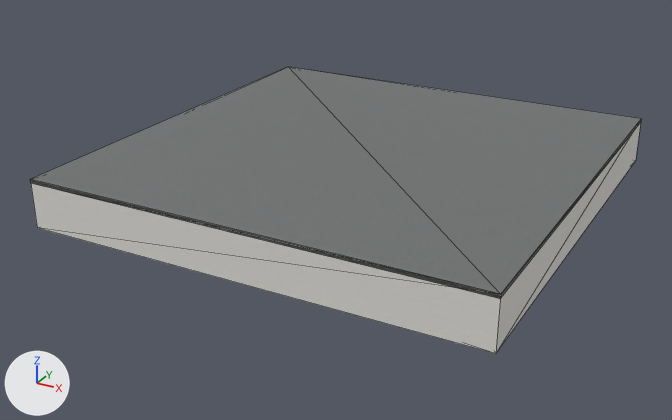
An edit to the glTF model assets/shared/props/ceiling_diffuser_01.glb, drawn before and after from the same camera.
Before and after are seen from a 50 mm lens placed at (0.535, -1.046, 0.487), pointed at (-0.02, -0.036, -0.018). Every picture has the same lights, and +X, +Y and +Z are marked at lower left. The picture after the commit comes second. Mesh edges are drawn as thin lines. Vertices at exactly the same position are counted once.

The first picture shows 'core_ceiling_diffuser_01'.
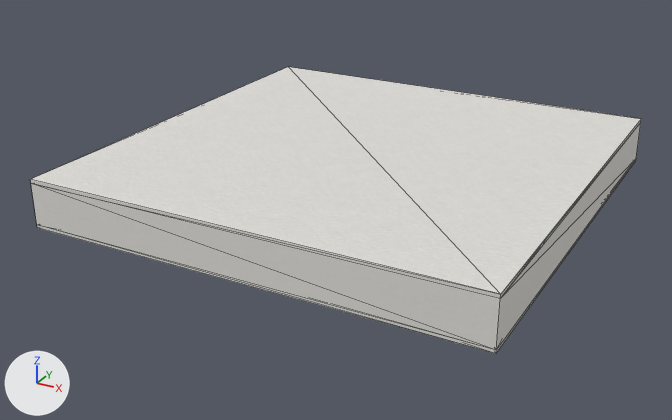
Location of each change, (x1, y1, x2, y2) in pixels of the pictures (672 x 420 px; the box of a moved part takes in the faces that stretch with it):
'core_ceiling_diffuser_01', surface changed, reshaped (grey to white)
    both: (30, 67, 641, 354)
part 1 of me_core_ceiling_diffuser_01, moved or reshaped
    before: (31, 121, 641, 354)
    after: (31, 123, 641, 354)
part 2 of me_core_ceiling_diffuser_01, recoloured (grey to white)
    both: (30, 67, 641, 299)

Patch to the scene script:
```diff
--- a/assets/shared/props/ceiling_diffuser_01.glb.py
+++ b/assets/shared/props/ceiling_diffuser_01.glb.py
@@ img_ceiling_diffuser_01 @@
+img_ceiling_diffuser_01 = load_image('ceiling_diffuser_01', '_unpacked/ceiling_diffuser_01', 256, 256, 'sRGB')
@@ mat_painted_steel @@
 mat_painted_steel = bpy.data.materials.new('painted_steel')
-# nodes: BsdfPrincipled, Mix, OutputMaterial, TexImage, VertexColor
-# uses the picture img_core_ceiling_diffuser_01_diffuse
+# nodes: BsdfPrincipled, OutputMaterial, TexImage
+# uses the picture img_ceiling_diffuser_01
@@ mat_painted_steel_plenum @@
+mat_painted_steel_plenum = principled_material('painted_steel_plenum')
+mat_painted_steel_plenum.texture = img_ceiling_diffuser_01
+mat_painted_steel_plenum.metallic = 0.05
+mat_painted_steel_plenum.roughness = 0.85
@@ me_core_ceiling_diffuser_01 @@
 # used by ob_core_ceiling_diffuser_01; location = (0.0, 0.0, 0.0)
-me_core_ceiling_diffuser_01.from_pydata(...)  # 108 vertices, 208 faces; spans x -0.3..0.3, y -0.3..0.3, z 0.0..0.065
+me_core_ceiling_diffuser_01.from_pydata(...)  # 184 vertices, 352 faces; spans x -0.3..0.3, y -0.3..0.3, z 0.0..0.065
+# me_core_ceiling_diffuser_01 part 1
+# 4 vertices are removed from x -0.263..0.263, y -0.263..0.263, z 0.06
+# 108 faces are deleted
+# 8 vertices are added at x -0.294..0.294, y -0.294..0.294, z 0.004..0.06
+# 8 new vertices lie (0.0, 0.0, 0.004) away from vertices in x -0.3..0.3, y -0.3..0.3, z 0.0..0.013
+# 142 new faces join them, mat_painted_steel (picture img_ceiling_diffuser_01)
+# 6 new faces join them, mat_painted_steel_plenum (picture img_ceiling_diffuser_01)
+# me_core_ceiling_diffuser_01 part 2: 8 faces spanning x -0.3..0.3, y -0.3..0.3, z 0.06..0.065 switch from mat_painted_steel to mat_painted_steel_plenum (picture img_ceiling_diffuser_01)
+# other edits to the shape of me_core_ceiling_diffuser_01 do not show in these pictures
```
